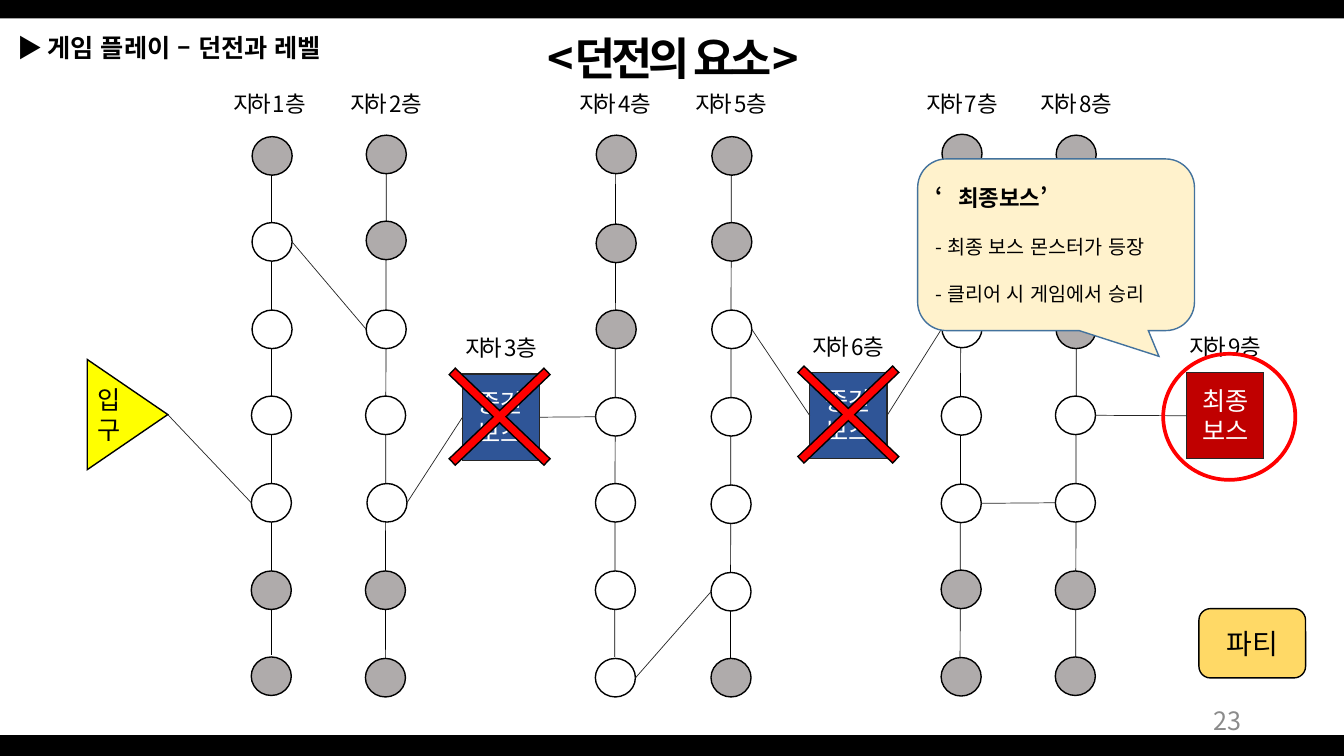
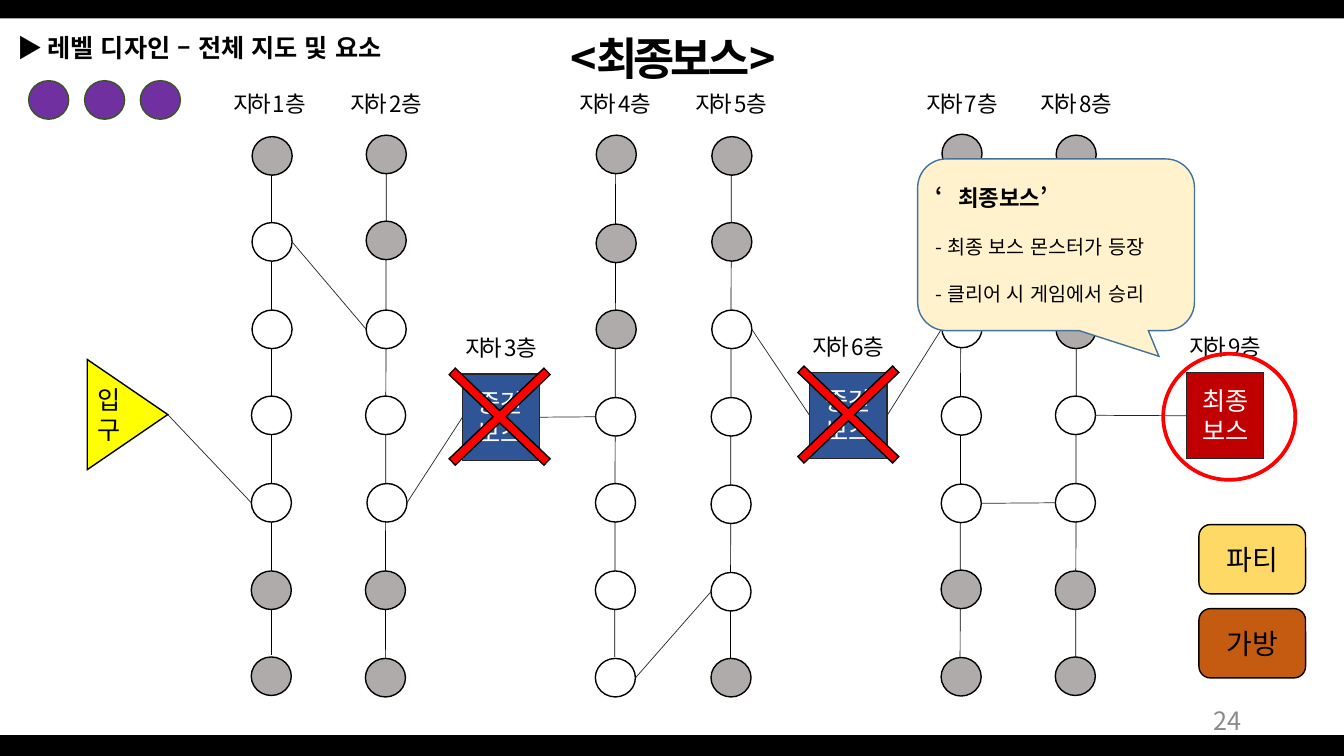
Before and after one commit to Bumizi/GameDesign, a slide deck: slide 24 of 2018 동계방학 기획자 특훈/Dungeon Tamer_1901011.pptx (slide 23 before the commit). Drawn at 1344x756 pixels with LibreOffice and Linux fonts; fonts in the diff are those of the drawing. Boxes give left, top, right and bottom in pixels: in the first picture for what was removed or moved away, otherwise in the second. Text is boxed around its words. In the diff, an @@ line names an element or a change of style, - is before the commit and + after.

Commit message:
Dungeon Tamer 10차
제안서 10차
-목차 수정
-레벨 디자인(전투화면UI) 다듬기
-맵 디자인 설정 추가
-시스템 디자인 항목 추가

```diff
--- a/2018 동계방학 기획자 특훈/Dungeon Tamer_1901011.pptx
+++ b/2018 동계방학 기획자 특훈/Dungeon Tamer_1901011.pptx
@@ text removed at box(47, 36, 321, 60) @@
-▶ 게임 플레이 – 던전과 레벨
@@ text added at box(47, 36, 381, 60), 18 pt, text #000000, bold @@
+▶ 레벨 디자인 – 전체 지도 및 요소
@@ text at box(570, 37, 775, 79): text changed @@
-<던전의 요소>
+<최종보스>
@@ ellipse added at box(28, 81, 69, 119), fill #7030A0, outline #385723 1 pt @@
@@ ellipse added at box(85, 81, 125, 119), fill #7030A0, outline #385723 1 pt @@
@@ ellipse added at box(140, 81, 180, 119), fill #7030A0, outline #385723 1 pt @@
@@ rounded rectangle "파티": place and size @@
-rounded rectangle "파티" at box(1199, 609, 1306, 679)
+rounded rectangle "파티" at box(1199, 524, 1306, 594)
@@ rounded rectangle added at box(1199, 609, 1306, 679), fill #C55A11, outline #000000 1 pt, 20 pt, text #000000 @@
+가방
@@ page number at box(1213, 711, 1241, 737): text changed @@
-23
+24
```
Also in this commit, not shown: 46 other slides changed, 14 slides added.
